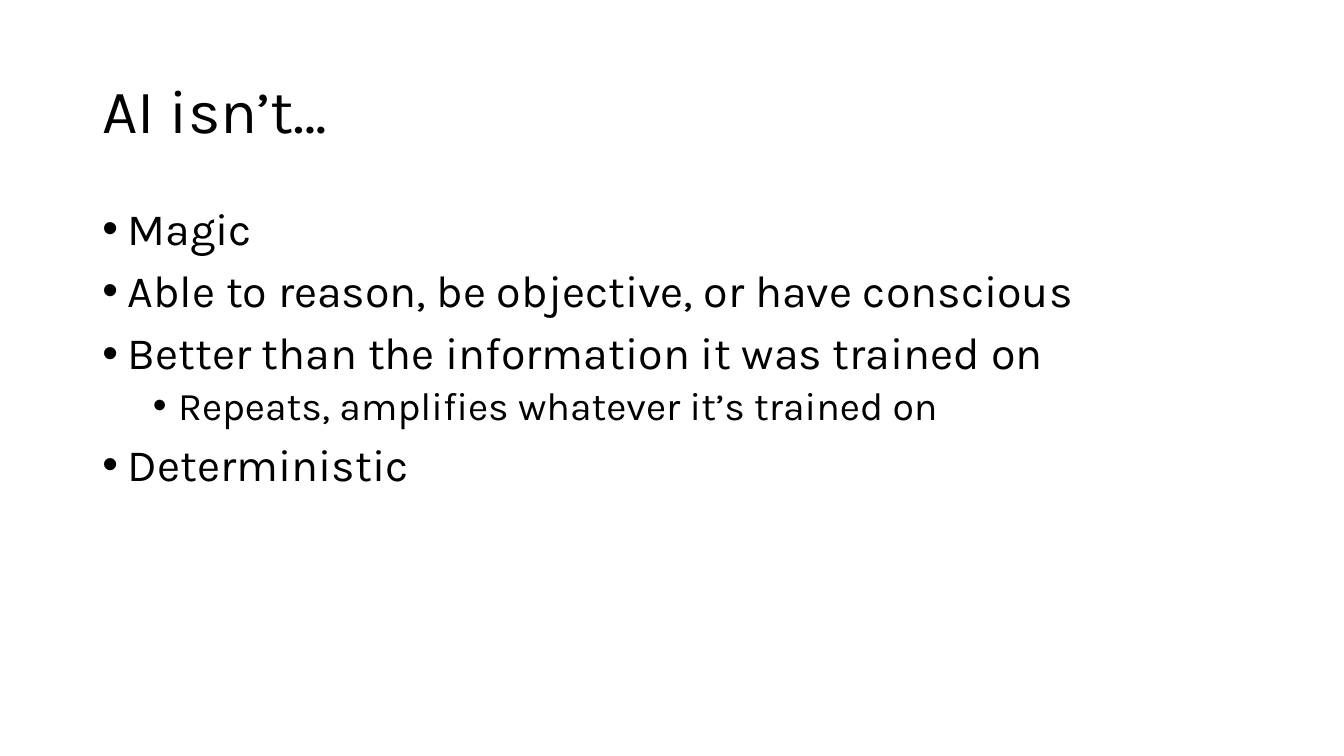
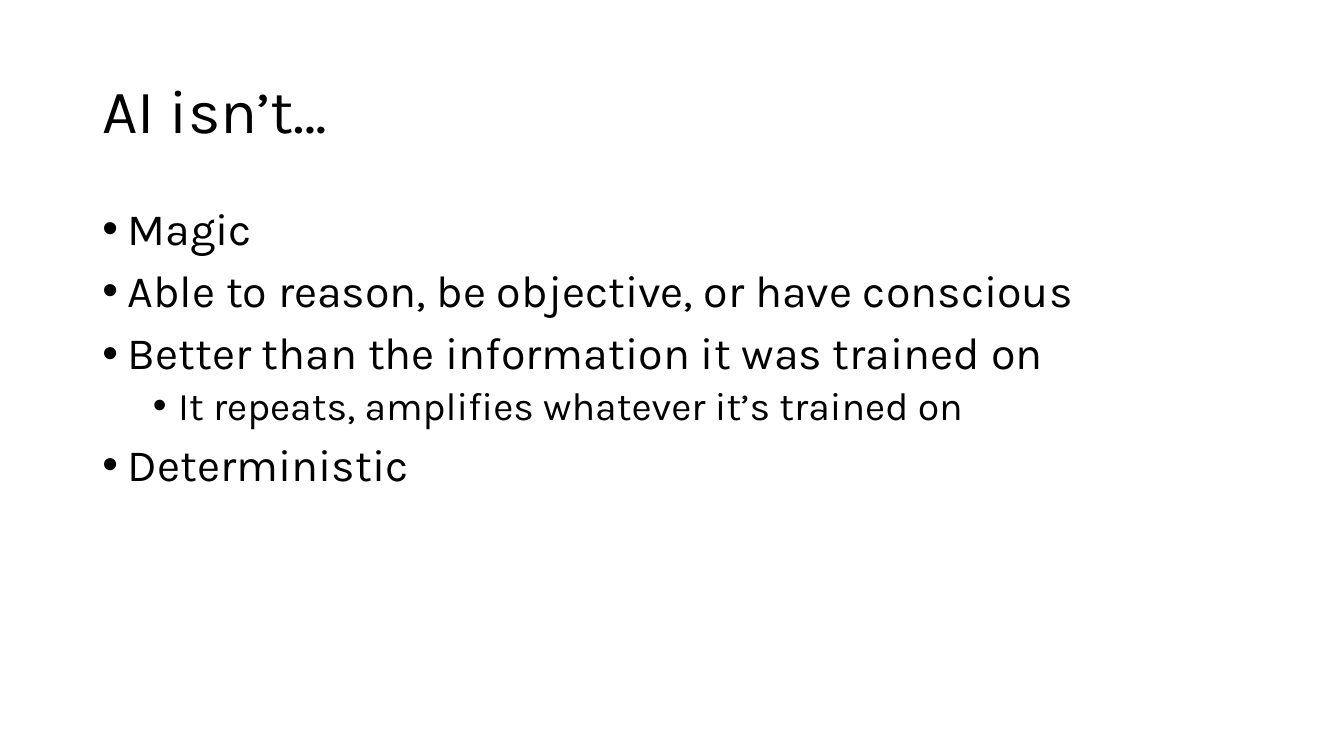
Before and after one commit to peteraritchie/prdc-ywg-2026, a slide deck: slide 15 of Domain-Driven Design In the AI Era.pptx. Drawn at 1344x756 pixels with LibreOffice and Linux fonts; fonts in the diff are those of the drawing. Boxes give left, top, right and bottom in pixels: in the first picture for what was removed or moved away, otherwise in the second. Text is boxed around its words. In the diff, an @@ line names an element or a change of style, - is before the commit and + after.

Commit message:
updated slides

```diff
--- a/Domain-Driven Design In the AI Era.pptx
+++ b/Domain-Driven Design In the AI Era.pptx
@@ text at bbox=[178, 393, 963, 430]: text changed @@
-  • Repeats, amplifies whatever it’s trained on
+  • It repeats, amplifies whatever it’s trained on
```
